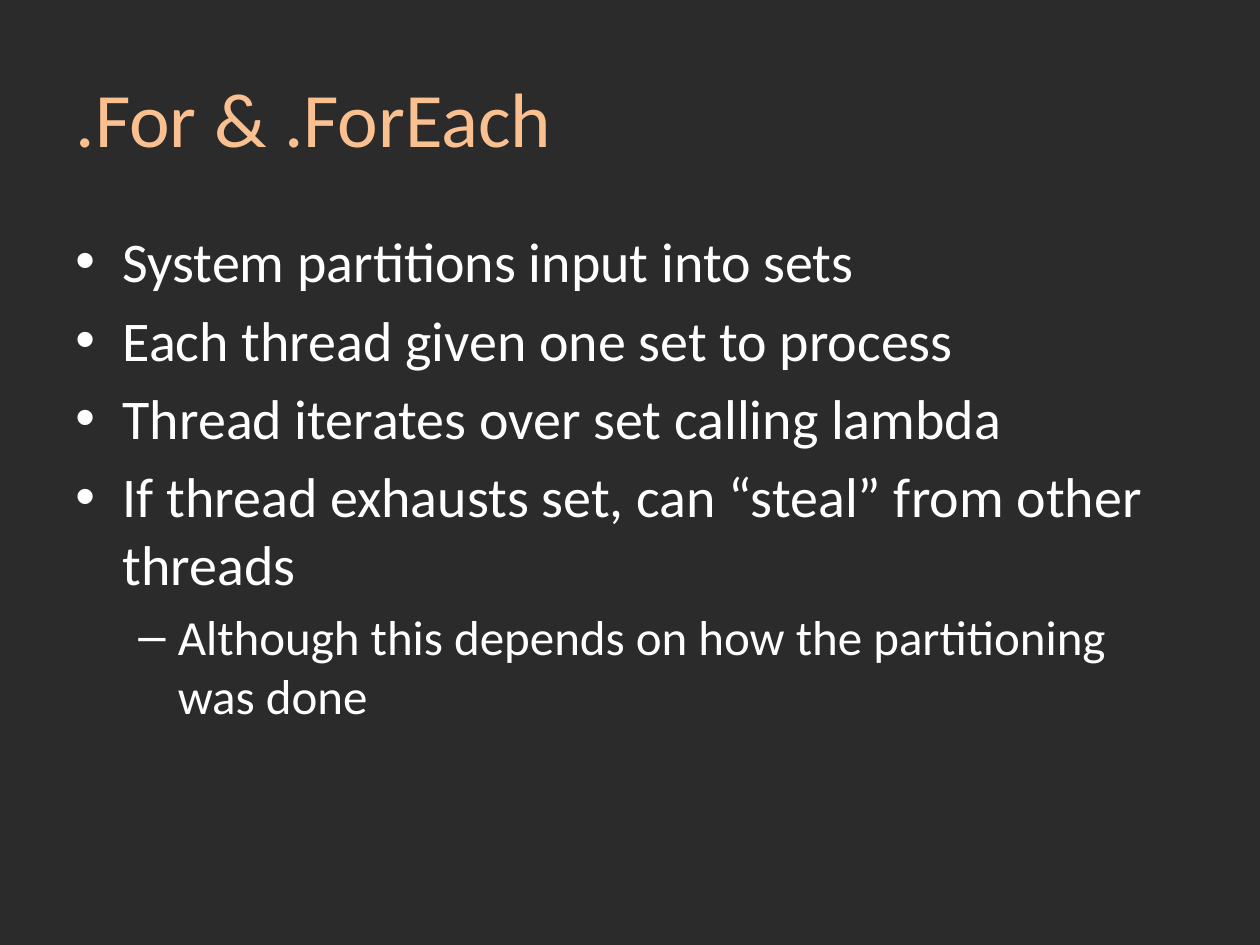
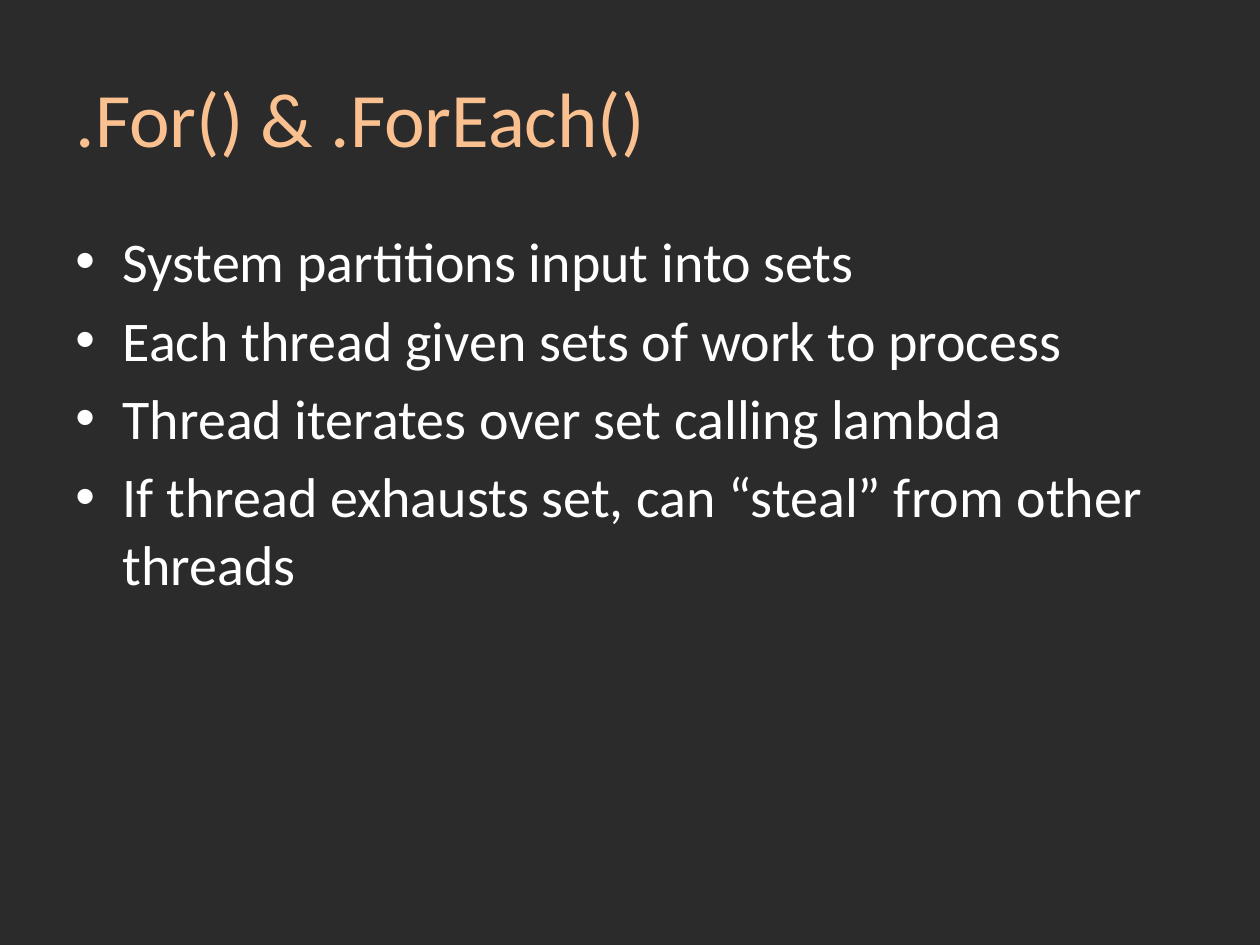
Before and after one commit to srstrong/DDDSW2010, a slide deck: slide 12 of Task Parallel Library.pptx (slide 11 before the commit). Drawn at 1260x945 pixels with LibreOffice and Linux fonts; fonts in the diff are those of the drawing; background and template pictures are left out; a plain dark background stands for a picture behind light text. Boxes give left, top, right and bottom in pixels: in the first picture for what was removed or moved away, otherwise in the second. Text is boxed around its words. In the diff, an @@ line names an element or a change of style, - is before the commit and + after.

```diff
--- a/Task Parallel Library.pptx
+++ b/Task Parallel Library.pptx
@@ title at <box>76,91,645,158</box>: text changed @@
-.For & .ForEach
+.For() & .ForEach()
@@ text at <box>123,322,1061,371</box>: text changed @@
-• Each thread given one set to process
+• Each thread given sets of work to process
@@ text at <box>178,621,1105,715</box>: paragraph removed @@
-  – Although this depends on how the partitioning was done
```
Also in this commit, not shown: 5 other slides changed, 2 slides added.
